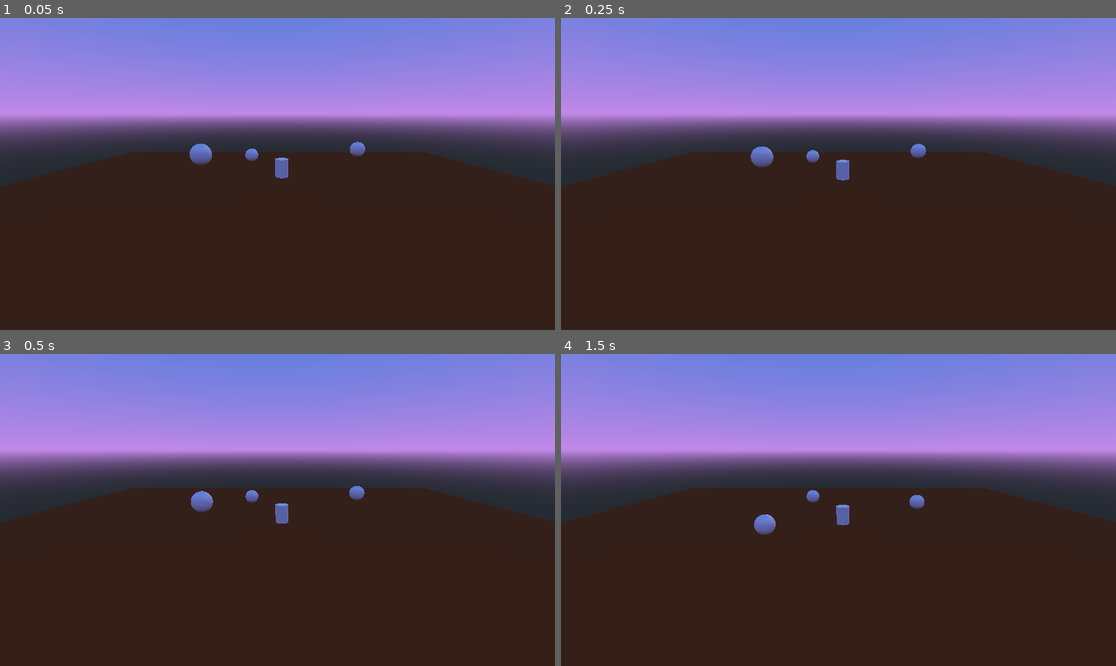
Above: before the commit, frames 1-4 (two rows, left to right).
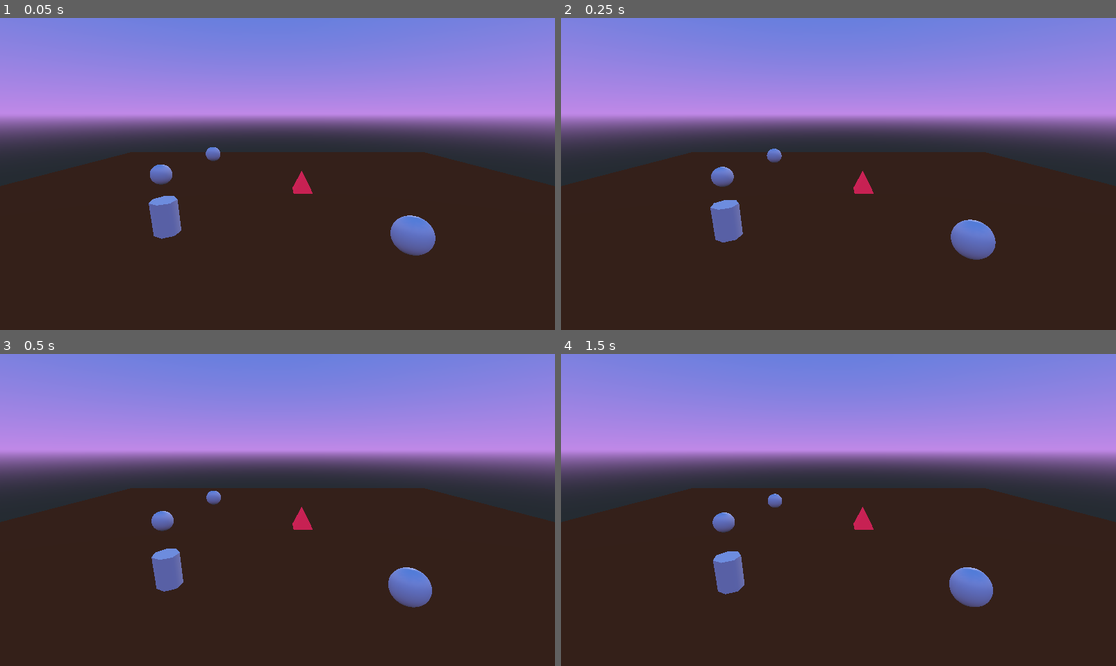
Above: after the commit, the same moments.

Repository: outfrost/ld46
Game: Godot game, scene res://TestScene.tscn
Same seed, same stepped clock (60 frames per second), same inputs: the game is played once before the commit and once after it.
Inputs:
- Up to frame 1 (0.05 s): no input
- Up to frame 2 (0.25 s): no input
- Up to frame 3 (0.5 s): no input
- Up to frame 4 (1.5 s): hold D (movement_right) 0.53-1.28 s; tap E (item_pickup) at 0.6, 1.35 s; tap Space (movement_jump) at 0.77 s; tap Enter at 1.25 s; hold S (movement_backward) from 1.28 s (still down)

The runs differ from the first frame. In frame 1, 2.4% of the frame differs, in the area x 26-79%, y 39-77%; in frame 2, 2.4%; in frame 3, 2.4%; in frame 4, 2.4%.
Error in both runs: Attempt to call function 'get_node' in base 'null instance' on a null instance. (res://player/PlayerCharacter.gd:27)

Commit message:
Add test Tree and dropping items

Diff:
--- a/TestScene.tscn
+++ b/TestScene.tscn
@@ -1,9 +1,10 @@
-[gd_scene load_steps=5 format=2]
+[gd_scene load_steps=6 format=2]
 
 [ext_resource path="res://environment/Terrain.tscn" type="PackedScene" id=1]
 [ext_resource path="res://items/FeedItem.tscn" type="PackedScene" id=2]
 [ext_resource path="res://default_env.tres" type="Environment" id=3]
 [ext_resource path="res://player/PlayerCharacter.tscn" type="PackedScene" id=4]
+[ext_resource path="res://tree/Tree.tscn" type="PackedScene" id=5]
 
 [node name="TestScene" type="Spatial"]
 
@@ -27,13 +28,16 @@
 [node name="Items" type="Node" parent="."]
 
 [node name="FeedItem" parent="Items" instance=ExtResource( 2 )]
-transform = Transform( 1, 0, 0, 0, 1, 0, 0, 0, 1, -7.17107, 4.36832, -4.63343 )
+transform = Transform( 1, 0, 0, 0, 1, 0, 0, 0, 1, -11.5109, 2.24398, -5.30483 )
 
 [node name="FeedItem2" parent="Items" instance=ExtResource( 2 )]
-transform = Transform( 1, 0, 0, 0, 1, 0, 0, 0, 1, 11.0102, 3.34152, -14.515 )
+transform = Transform( 1, 0, 0, 0, 1, 0, 0, 0, 1, 6.99977, 1.93074, 5.62246 )
 
 [node name="FeedItem3" parent="Items" instance=ExtResource( 2 )]
-transform = Transform( 1, 0, 0, 0, 1, 0, 0, 0, 1, -4.02866, 1.84993, -18.4475 )
+transform = Transform( 1, 0, 0, 0, 1, 0, 0, 0, 1, -9.09344, 2.5754, -15.1409 )
 
 [node name="PlayerCharacter" parent="." instance=ExtResource( 4 )]
-transform = Transform( 1, 0, 0, 0, 1, 0, 0, 0, 1, 0.49535, 2.26648, -8.03181 )
+transform = Transform( 1, 0, 0, 0, 1, 0, 0, 0, 1, -6.4967, 2.26648, 4.13012 )
+
+[node name="Tree" parent="." instance=ExtResource( 5 )]
+transform = Transform( 1, 0, 0, 0, 1, 0, 0, 0, 1, 2.68489, 1, -6.86773 )
--- a/player/PlayerCharacter.gd
+++ b/player/PlayerCharacter.gd
@@ -27,6 +27,8 @@
 	debugLabel = camera.get_node("DebugLabel") as Label
 	carryingNode = get_node("Carrying") as Spatial
 
+	scene.get_node("Tree").connect("body_entered", self, "on_entered_tree")
+
 # Called every frame. 'delta' is the elapsed time since the previous frame.
 #func _process(delta):
 
@@ -53,9 +55,23 @@
 		self.set_axis_velocity(Vector3.UP * jumpSpeed)
 		jumpState = JumpState.AIRBORNE
 
+func on_entered_tree(body):
+	if body != self:
+		return
+	on_item_drop()
+
 func on_item_pickup():
-	if carriedItem != null:
+	if carriedItem:
+		drop_item()
+	else:
+		pickup_item()
+
+func on_item_drop():
+	if carriedItem == null:
 		return
+	drop_item()
+
+func pickup_item():
 	var minDist = 0.0
 	var minDistItem = null
 	var items = scene.get_node("Items")
@@ -73,3 +89,12 @@
 		carryingNode.add_child(carriedItem)
 		carriedItem.set_transform(Transform.IDENTITY)
 		carriedItem.sleeping = true
+
+func drop_item():
+	carryingNode.remove_child(carriedItem)
+	scene.get_node("Items").add_child(carriedItem)
+	carriedItem.transform *= carryingNode.transform
+	carriedItem.transform *= self.transform
+	carriedItem.linear_velocity = self.linear_velocity + self.linear_velocity.normalized() * 3.0
+	carriedItem.sleeping = false
+	carriedItem = null
--- a/player/PlayerCharacter.tscn
+++ b/player/PlayerCharacter.tscn
@@ -20,7 +20,7 @@
 jumpSpeed = 10.0
 
 [node name="Carrying" type="Spatial" parent="."]
-transform = Transform( 1, 0, 0, 0, 1, 0, 0, 0, 1, 2, 0, 0 )
+transform = Transform( 1, 0, 0, 0, 1, 0, 0, 0, 1, 0, 2.25, 0 )
 
 [node name="MeshInstance" type="MeshInstance" parent="."]
 mesh = SubResource( 1 )
--- /dev/null
+++ b/tree/Tree.tscn
@@ -0,0 +1,17 @@
+[gd_scene load_steps=4 format=2]
+
+[ext_resource path="res://tree/leaf_material.tres" type="Material" id=1]
+
+[sub_resource type="SphereShape" id=2]
+radius = 3.0
+
+[sub_resource type="PrismMesh" id=1]
+
+[node name="Tree" type="Area"]
+
+[node name="CollisionShape" type="CollisionShape" parent="."]
+shape = SubResource( 2 )
+
+[node name="MeshInstance" type="MeshInstance" parent="."]
+mesh = SubResource( 1 )
+material/0 = ExtResource( 1 )
